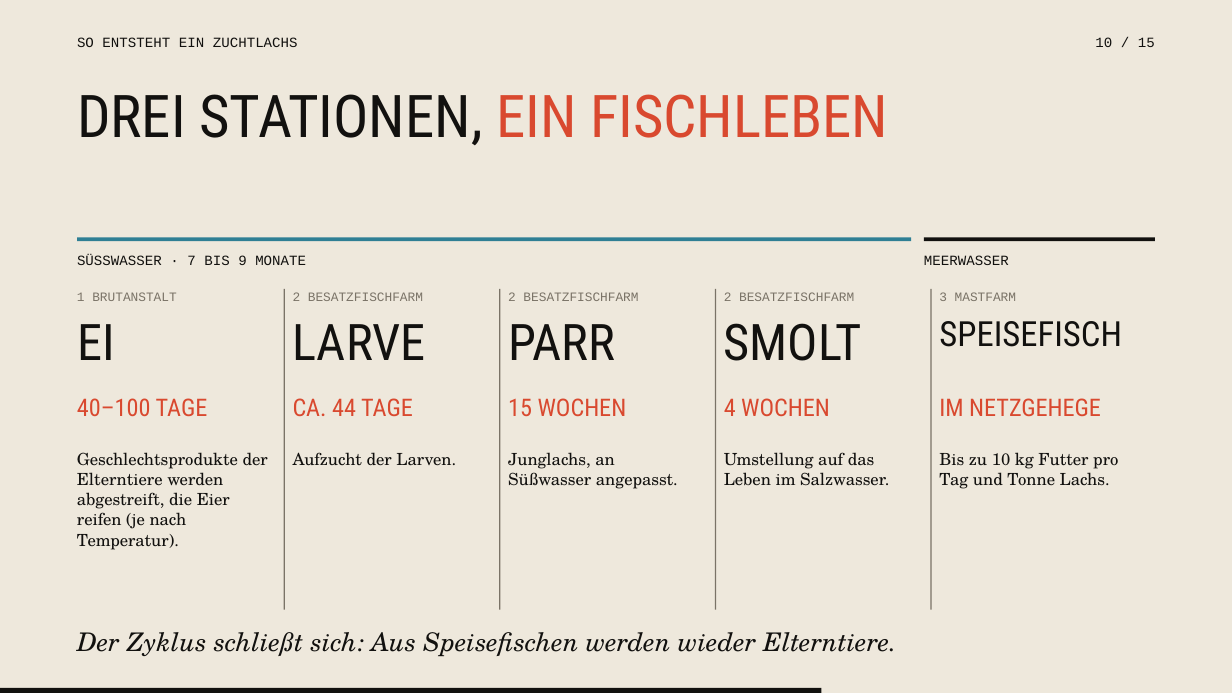
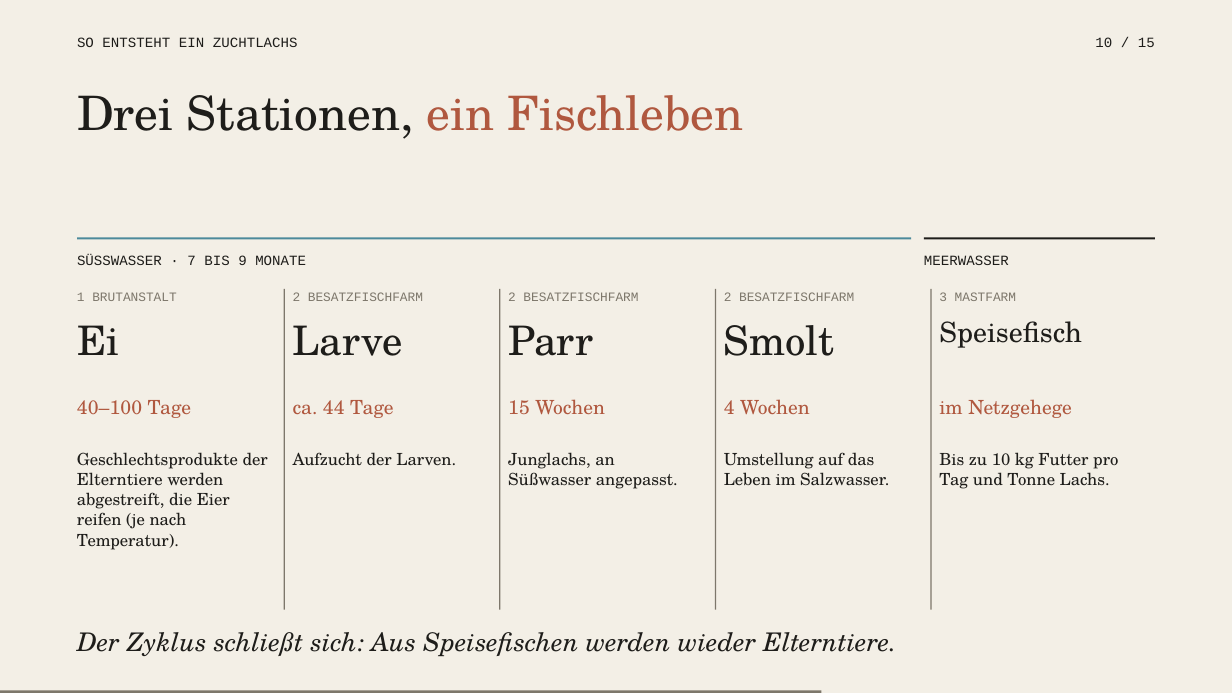
Before and after one commit to fakexkira/SlawaStudios, a slide deck: slide 10 of praesentation-lachs/Lachs-aus-dem-Kaefig.pptx. Drawn at 1232x693 pixels with LibreOffice and Linux fonts; fonts in the diff are those of the drawing. Boxes give left, top, right and bottom in pixels: in the first picture for what was removed or moved away, otherwise in the second. Text is boxed around its words. In the diff, an @@ line names an element or a change of style, - is before the commit and + after.

```diff
--- a/praesentation-lachs/Lachs-aus-dem-Kaefig.pptx
+++ b/praesentation-lachs/Lachs-aus-dem-Kaefig.pptx
@@ background #EEE8DC to #F3EFE6 @@
@@ text at (77, 95, 743, 139): text changed; size 45.9 to 37 pt; font Roboto Condensed to TeX Gyre Schola; text colour #12110F to #1E1D1A @@
-DREI STATIONEN, EIN FISCHLEBEN
+Drei Stationen, ein Fischleben
@@ rectangle at (77, 238, 911, 239): fill #2F7F94 to #4C8A9B @@
@@ rectangle at (924, 238, 1155, 239): fill #12110F to #1E1D1A @@
@@ text at (77, 325, 119, 355): text changed; size 39.4 to 31.7 pt; font Roboto Condensed to TeX Gyre Schola; text colour #12110F to #1E1D1A @@
-EI
+Ei
@@ text at (293, 325, 403, 356): text changed; size 39.4 to 31.7 pt; font Roboto Condensed to TeX Gyre Schola; text colour #12110F to #1E1D1A @@
-LARVE
+Larve
@@ text at (508, 325, 594, 356): text changed; size 39.4 to 31.7 pt; font Roboto Condensed to TeX Gyre Schola; text colour #12110F to #1E1D1A @@
-PARR
+Parr
@@ text at (724, 325, 835, 356): text changed; size 39.4 to 31.7 pt; font Roboto Condensed to TeX Gyre Schola; text colour #12110F to #1E1D1A @@
-SMOLT
+Smolt
@@ text at (939, 321, 1082, 348): text changed; size 27.1 to 21.8 pt; font Roboto Condensed to TeX Gyre Schola; text colour #12110F to #1E1D1A @@
-SPEISEFISCH
+Speisefisch
@@ text at (77, 400, 192, 418): text changed; size 18.9 to 15.2 pt; font Roboto Condensed to TeX Gyre Schola; text colour #D9492F to #B0583F @@
-40–100 TAGE
+40–100 Tage
@@ text at (293, 400, 394, 418): text changed; size 18.9 to 15.2 pt; font Roboto Condensed to TeX Gyre Schola; text colour #D9492F to #B0583F @@
-CA. 44 TAGE
+ca. 44 Tage
@@ text at (508, 399, 605, 415): text changed; size 18.9 to 15.2 pt; font Roboto Condensed to TeX Gyre Schola; text colour #D9492F to #B0583F @@
-15 WOCHEN
+15 Wochen
@@ text at (724, 399, 810, 414): text changed; size 18.9 to 15.2 pt; font Roboto Condensed to TeX Gyre Schola; text colour #D9492F to #B0583F @@
-4 WOCHEN
+4 Wochen
@@ text at (939, 399, 1072, 418): text changed; size 18.9 to 15.2 pt; font Roboto Condensed to TeX Gyre Schola; text colour #D9492F to #B0583F @@
-IM NETZGEHEGE
+im Netzgehege
@@ rectangle at (0, 690, 822, 693): fill #12110F to #7D776B @@
```
Also in this commit, not shown: 14 other slides changed, 4 other files.
